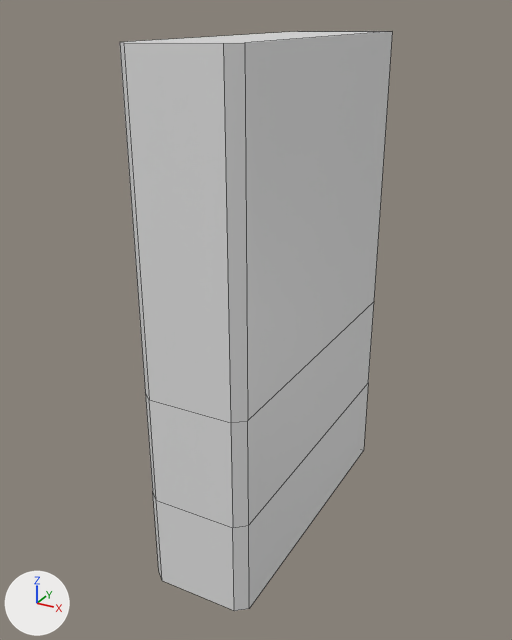
Before and after pictures for a commit that changed the Blender file BlenderFiles/Museum/Books_2025_single.blend.
Before and after are seen from a camera (50 mm lens) standing at (0.255, -0.454, 0.445) and looking at (-0.013, 0.034, 0.201). The lights are fixed; the arrows at lower left show +X, +Y and +Z. The picture after the commit comes second. Mesh edges are drawn as thin lines.

The older version as bpy lines, for what is in view:
```python
me_cube_001 = bpy.data.meshes.new('Cube.001')
me_cube_001.from_pydata(...)  # 24 vertices, 20 faces; spans x -0.049..0.042, y -0.086..0.178, z 0.001..0.427
me_cube_001.materials.append(mat_material_001)  # its picture is missing
ob_books = bpy.data.objects.new('Books', me_cube_001)
ob_books.location = (0.0, 0.0, 0.0)
```
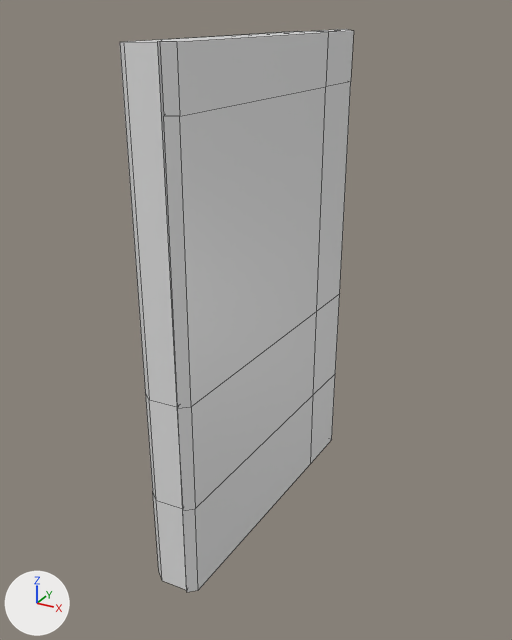
The newer file is also turned or shifted as a whole; pictures and numbers use the older file's frame.

Location of each change, (x1, y1, x2, y2) in pixels of the pictures (512 x 640 px; the box of a moved part takes in the faces that stretch with it):
'Books', reshaped
    before: (120, 31, 393, 611)
    after: (120, 31, 304, 590)
'Books.001', added
    after: (160, 29, 354, 592)
part 1 of me_cube_001, moved or reshaped
    before: (123, 31, 393, 611)
    after: (123, 31, 304, 590)

Edits to the bpy script that builds the scene:
```text
Change me_cube_001:
    used by ob_books; location = (0.0, 0.0, 0.0)
    remove me_cube_001.from_pydata(...)  # 24 vertices, 20 faces; spans x -0.049..0.042, y -0.086..0.178, z 0.001..0.427
    add me_cube_001.from_pydata(...)  # 20 vertices, 17 faces; spans x -0.049..-0.003, y -0.086..0.178, z 0.001..0.427
    me_cube_001 part 1
    4 vertices are removed from x 0.041..0.042, y -0.078, z 0.002..0.427
    8 faces are deleted
    6 vertices in x 0.032..0.042, y -0.086..0.178, z 0.002..0.427 move by (-0.046, 0.0, 0.0)
    2 vertices move from x 0.032..0.042, y -0.086..0.178, z 0.002..0.178 to x -0.013..-0.003, y -0.086..0.178, z 0.002..0.178
    5 new faces join them
Add me_cube_002:
    me_cube_002.from_pydata(...)  # 30 vertices, 26 faces; spans x 0.001..0.018, y -0.002..0.266, z -0.176..0.25
    me_cube_002.materials.append(mat_material_001)  # its picture is missing
Add ob_books_001:
    ob_books_001 = bpy.data.objects.new('Books.001', me_cube_002)
    ob_books_001.location = (-0.0133, -0.0859, 0.178)
```
